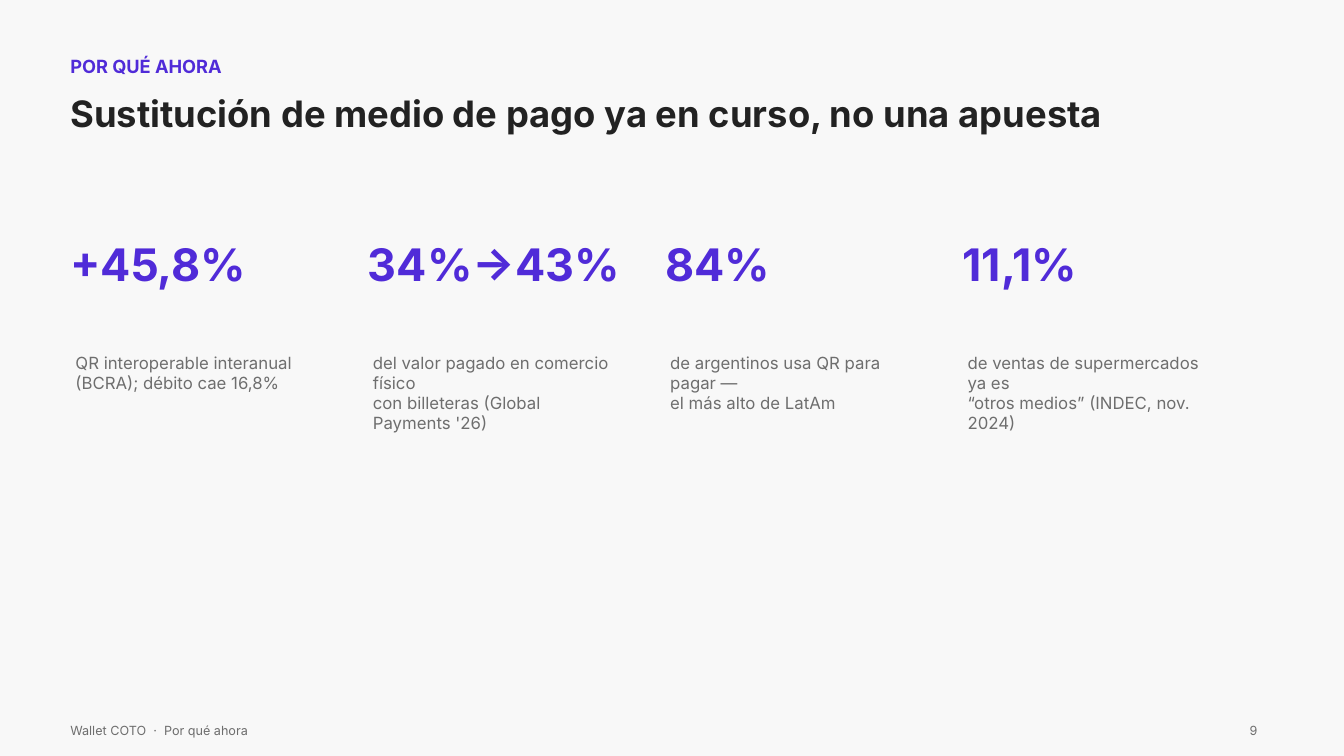
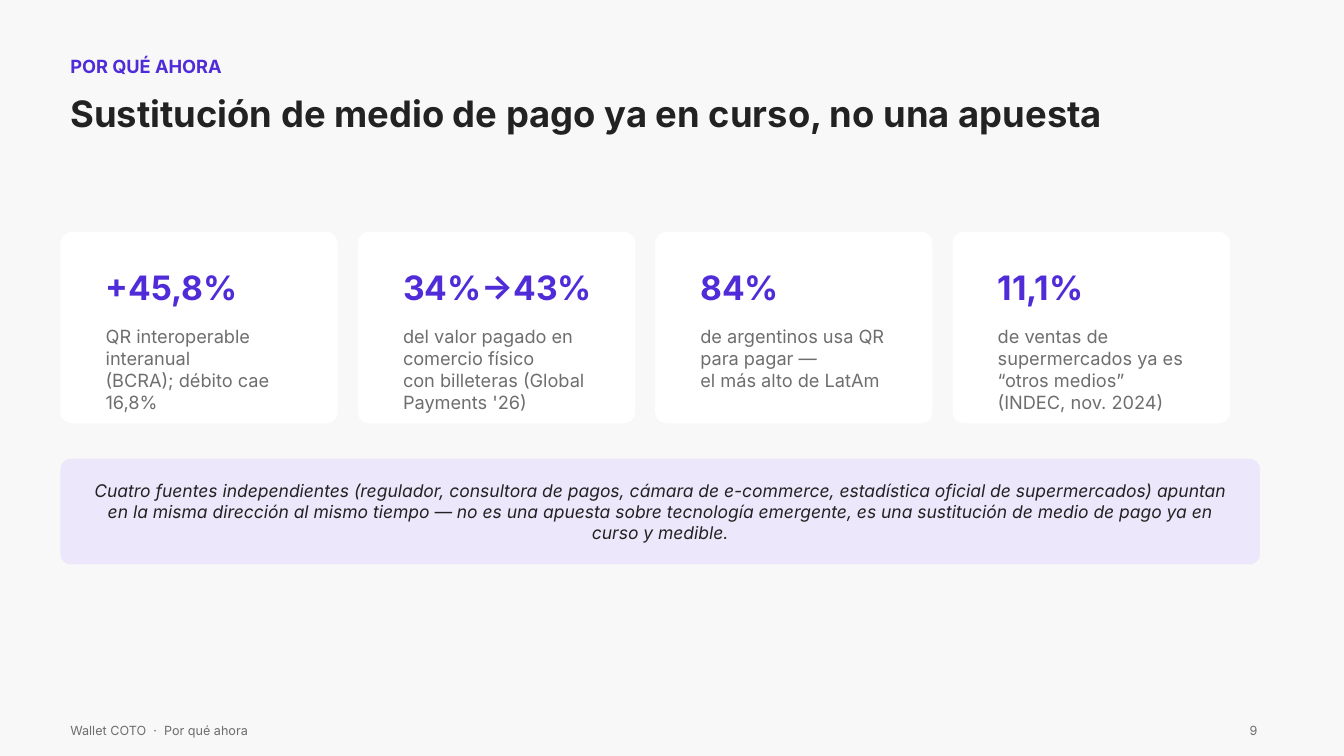
Before and after one commit to uffdg/udesa, a slide deck: slide 9 of materias/mt25-estrategias-negocios-internet/business-plan-coto/entregable/presentacion/business-plan-coto.pptx. Drawn at 1344x756 pixels with LibreOffice and Linux fonts; fonts in the diff are those of the drawing. Boxes give left, top, right and bottom in pixels: in the first picture for what was removed or moved away, otherwise in the second. Text is boxed around its words. In the diff, an @@ line names an element or a change of style, - is before the commit and + after.

```diff
--- a/materias/mt25-estrategias-negocios-internet/business-plan-coto/entregable/presentacion/business-plan-coto.pptx
+++ b/materias/mt25-estrategias-negocios-internet/business-plan-coto/entregable/presentacion/business-plan-coto.pptx
@@ rounded rectangle added at [60, 232, 338, 423], fill #FFFFFF @@
@@ rounded rectangle added at [358, 232, 635, 423], fill #FFFFFF @@
@@ rounded rectangle added at [655, 232, 933, 423], fill #FFFFFF @@
@@ rounded rectangle added at [953, 232, 1230, 423], fill #FFFFFF @@
@@ text "+45,8%": place and size @@
-text "+45,8%" at [70, 248, 246, 290]
+text "+45,8%" at [106, 275, 238, 307]
@@ text "34%→43%": place and size @@
-text "34%→43%" at [368, 248, 620, 282]
+text "34%→43%" at [403, 275, 592, 301]
@@ text "84%": place and size @@
-text "84%" at [665, 248, 770, 282]
+text "84%" at [700, 275, 779, 301]
@@ size 32 to 24 pt in 4 elements at [106, 275, 238, 307], [403, 275, 592, 301], [700, 275, 779, 301], [998, 275, 1084, 307] @@
@@ text "11,1%": place and size @@
-text "11,1%" at [963, 248, 1077, 290]
+text "11,1%" at [998, 275, 1084, 307]
@@ text "QR interoperable interanual": place and size @@
-text "QR interoperable interanual" at [75, 356, 292, 392]
+text "QR interoperable interanual" at [106, 329, 269, 412]
@@ text "del valor pagado en comercio ...": place and size @@
-text "del valor pagado en comercio ..." at [373, 356, 609, 433]
+text "del valor pagado en comercio ..." at [403, 330, 584, 413]
@@ text "de argentinos usa QR para ...": place and size @@
-text "de argentinos usa QR para ..." at [670, 356, 881, 409]
+text "de argentinos usa QR para ..." at [700, 329, 885, 387]
@@ size 12 to 13 pt in 4 elements at [106, 329, 269, 412], [403, 330, 584, 413], [700, 329, 885, 387], [998, 330, 1183, 412] @@
@@ text "de ventas de supermercados ya ...": place and size @@
-text "de ventas de supermercados ya ..." at [968, 357, 1198, 431]
+text "de ventas de supermercados ya ..." at [998, 330, 1183, 412]
@@ rounded rectangle added at [60, 459, 1260, 565], fill #ECE7FA, 12.5 pt, text #222222, italic @@
+Cuatro fuentes independientes (regulador, consultora de pagos, cámara de e-commerce, estadística oficial de supermercados) apuntan en la misma dirección al mismo tiempo — no es una apuesta sobre tecnología emergente, es una sustitución de medio de pago ya en curso y medible.
```
Also in this commit, not shown: 7 other slides changed, 12 other files.
